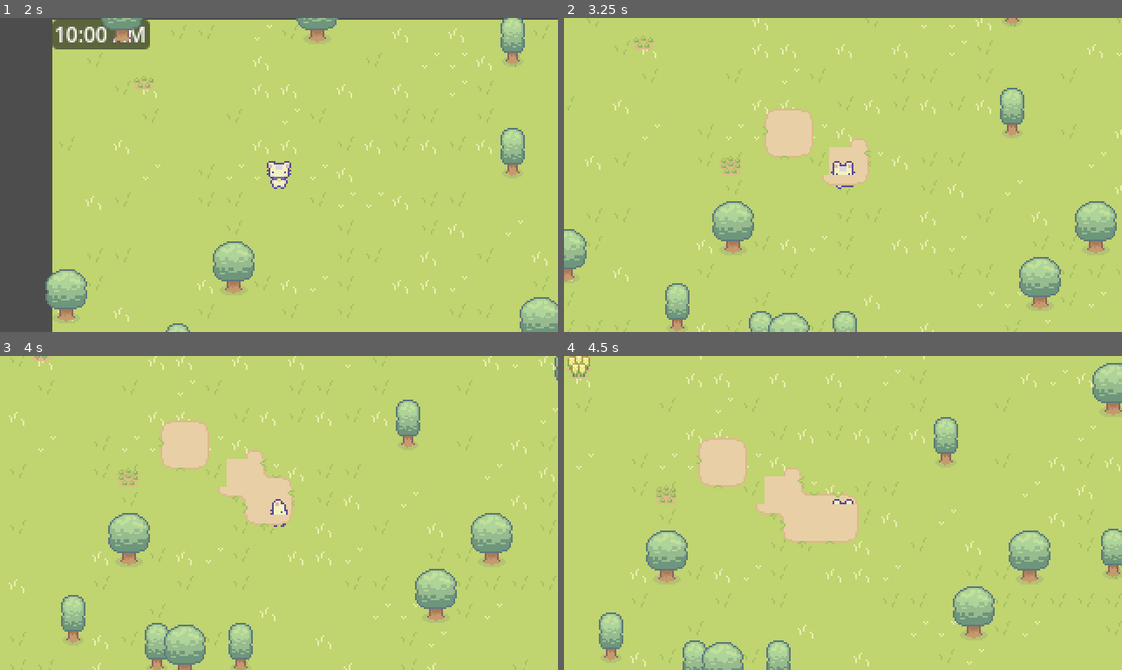
Above: before the commit, frames 1-4 (two rows, left to right).
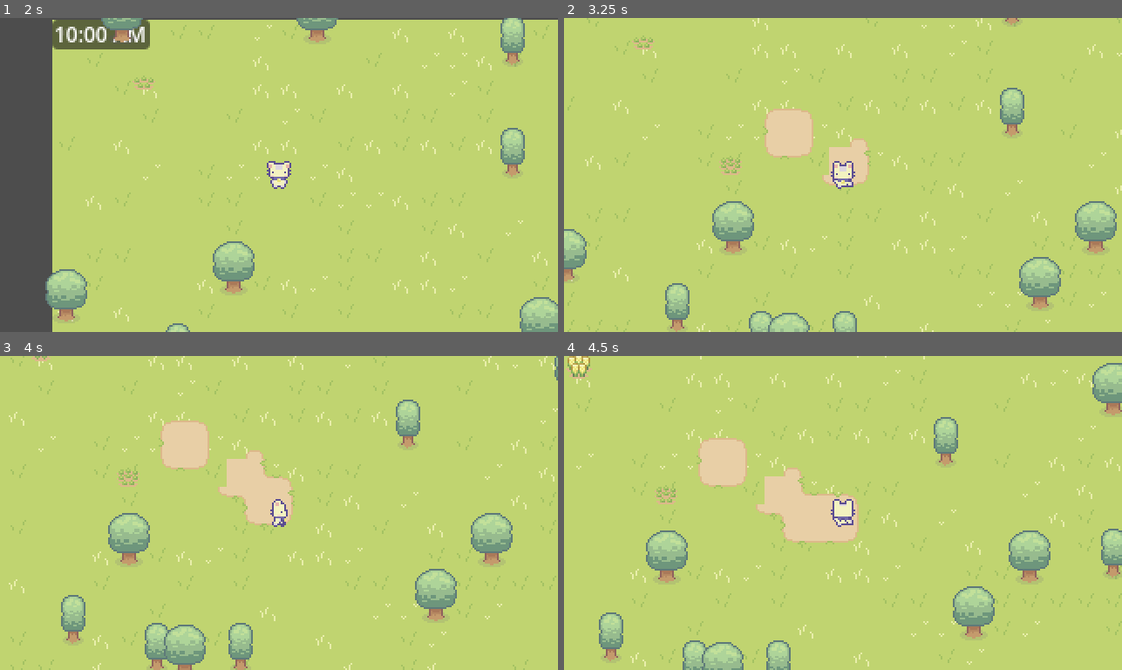
Above: after the commit, the same moments.

Repository: egd3025/everbloom
Game: Godot game, scene res://start_menu.tscn
The game is run twice, just before and just after one commit, with the same random seed, the same clock (stepped at 60 frames per second) and the same inputs.
Inputs (mouse positions are in pixels of both pictures, inside the frame that each line leads up to):
- Up to frame 1 (2 s): click "Start" at 0.5 s; click "Start World" at 1.25 s
- Up to frame 2 (3.25 s): move the mouse to (965, 159) at 2.02 s; hold Right (ui_right) 2.03-2.78 s; tap D (till) at 2.1, 3.05 s; move the mouse to (731, 190) at 2.77 s; hold Down (ui_down) from 2.78 s (still down); click (731, 190) at 2.85 s
- Up to frame 3 (4 s): move the mouse to (334, 443) at 3.52 s; release Down (ui_down) at 3.53 s; hold Right (ui_right) from 3.53 s (still down); hold C (collect) from 3.53 s (still down); tap D (till) at 3.8 s
- Up to frame 4 (4.5 s): move the mouse to (815, 575) at 4.27 s; release Right (ui_right) at 4.28 s; release C (collect) at 4.28 s; hold Up (ui_up) from 4.28 s (still down); tap D (till) at 4.35 s

Frame 1 is identical in both runs. In frame 2, 0.1% of the frame differs, in the area x 47-53%, y 50-54%; in frame 3, less than 0.1%; in frame 4, 0.2%, in the area x 47-53%, y 47-55%.

Commit message:
Finished Tilling
Tweaked AutoTile map you can no longer till on trees.

Diff:
--- a/EverBloom/Plants/Plant.tscn
+++ b/EverBloom/Plants/Plant.tscn
@@ -1,8 +1,7 @@
-[gd_scene load_steps=5 format=3 uid="uid://byhgnas87o1gb"]
+[gd_scene load_steps=4 format=3 uid="uid://byhgnas87o1gb"]
 
 [ext_resource type="Script" path="res://Plants/Plant.gd" id="1_egb8p"]
 [ext_resource type="Texture2D" uid="uid://c8a3mck1ac1vk" path="res://cup_noodle/Basic_Plants.png" id="2_rta03"]
-[ext_resource type="Resource" uid="uid://bov0m54vbd6lj" path="res://Inventory/items/Wheat.tres" id="2_t4qk8"]
 
 [sub_resource type="CircleShape2D" id="CircleShape2D_74do7"]
 radius = 15.0333
@@ -11,7 +10,6 @@
 z_index = 1
 y_sort_enabled = true
 script = ExtResource("1_egb8p")
-item = ExtResource("2_t4qk8")
 
 [node name="Sprite2D" type="Sprite2D" parent="."]
 texture = ExtResource("2_rta03")
--- a/EverBloom/World/world.gd
+++ b/EverBloom/World/world.gd
@@ -23,5 +23,6 @@
 		var coord = to_local(Vector2(player.position.x,player.position.y))
 		coord = floor.local_to_map(coord)
 		var coordList = []
-		floor.set_cell(1, coord, 6, Vector2(1,1))
-		floor.set_cells_terrain_connect(1, [coord], 0, 0)
+		if floor.get_cell_source_id(1, coord) != 0:
+			floor.set_cell(2, coord, 6, Vector2(1,1))
+			floor.set_cells_terrain_connect(2, [coord], 0, 0)
--- a/EverBloom/World/world.tscn
+++ b/EverBloom/World/world.tscn
@@ -145,6 +145,8 @@
 layer_1/y_sort_enabled = true
 layer_1/z_index = 1
 layer_1/tile_data = PackedInt32Array()
+layer_2/y_sort_enabled = true
+layer_2/tile_data = PackedInt32Array()
 script = ExtResource("2_rlebr")
 
 [node name="player" type="CharacterBody2D" parent="."]
